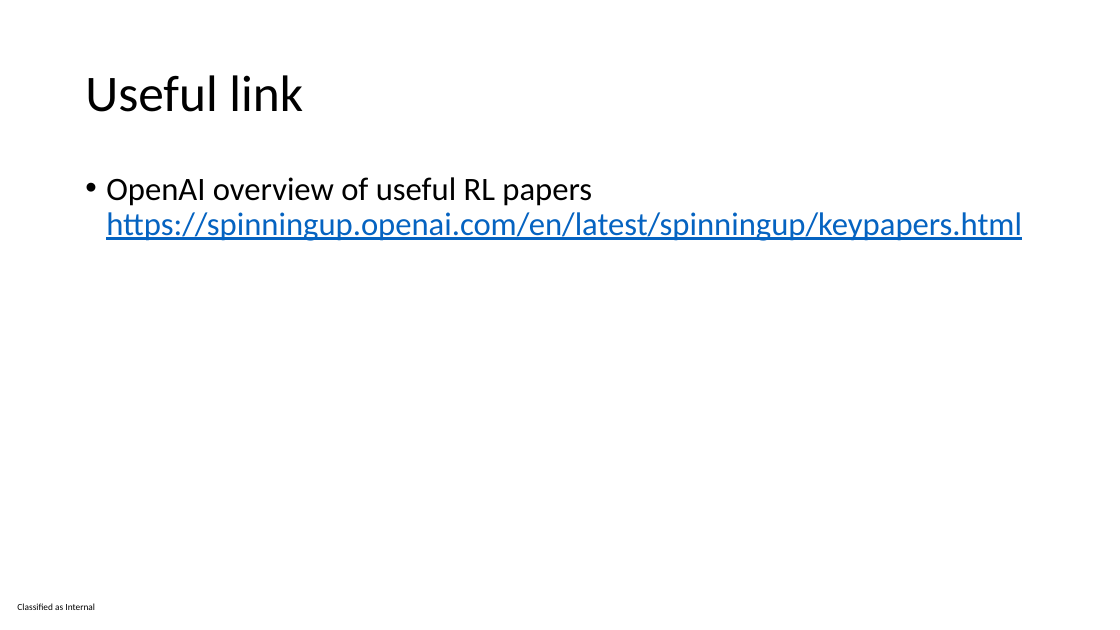
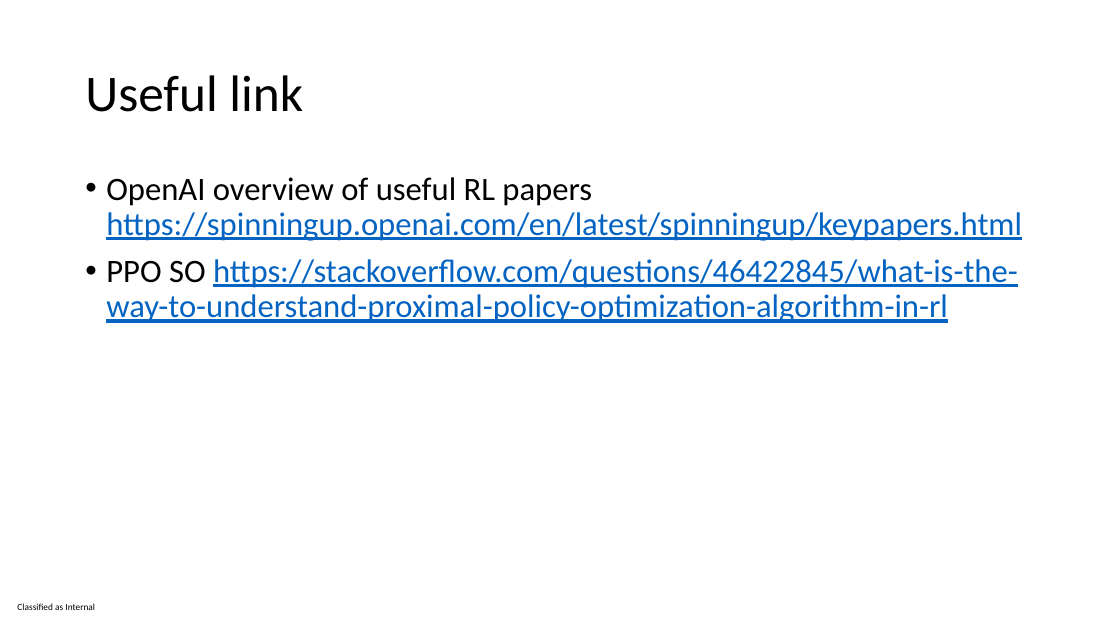
Before and after one commit to ImolaFodor/offline-rl-thesis, a slide deck: slide 23 of thesis proposal planning pre-heat.pptx (slide 20 before the commit). Drawn at 1120x630 pixels with LibreOffice and Linux fonts; fonts in the diff are those of the drawing. Boxes give left, top, right and bottom in pixels: in the first picture for what was removed or moved away, otherwise in the second. Text is boxed around its words. In the diff, an @@ line names an element or a change of style, - is before the commit and + after.

```diff
--- a/thesis proposal planning pre-heat.pptx
+++ b/thesis proposal planning pre-heat.pptx
@@ text at [106,259,1018,323]: paragraph added @@
+• PPO SO https://stackoverflow.com/questions/46422845/what-is-the-way-to-understand-proximal-policy-optimization-algorithm-in-rl
```
Also in this commit, not shown: 2 other slides changed, 6 slides added.
